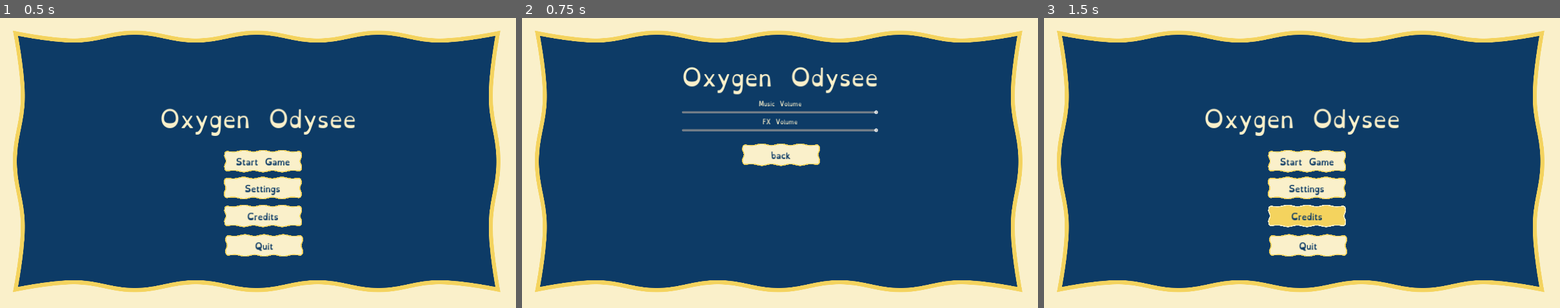
Above: before the commit, frames 1-3 (left to right).
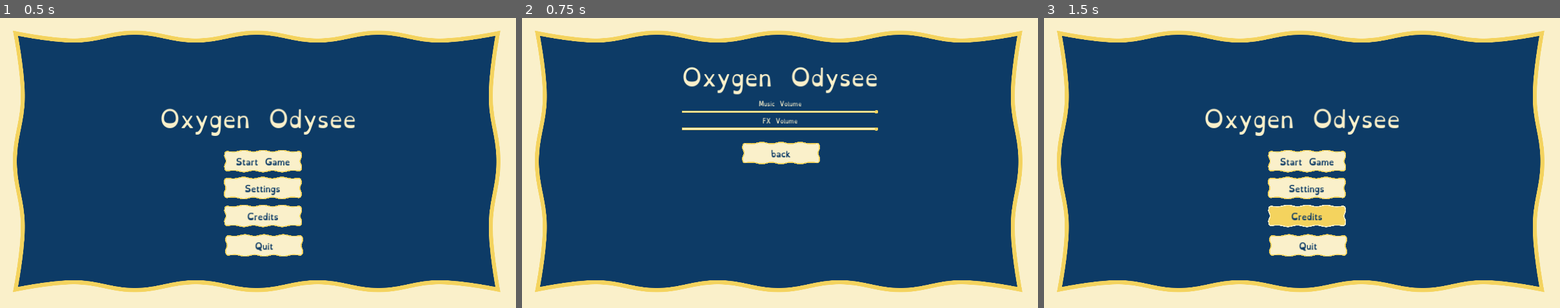
Above: after the commit, the same moments.

Repository: bastifpv/GGJ25
Game: Godot game, scene res://scenes/menu.tscn
Two runs of this game, one before a commit and one after it. Both use one fixed random seed, a clock stepped at 60 frames per second and the inputs below.
Inputs:
- Up to frame 1 (0.5 s): no input
- Up to frame 2 (0.75 s): click "Settings" at 0.5 s
- Up to frame 3 (1.5 s): click "back" at 1.25 s

Frame 1 is identical in both runs. In frame 2, 1.3% of the frame differs, in the area x 31-69%, y 31-52%; in frame 3, nothing differs.

Commit message:
add those balls

Diff:
--- a/materials/theme/theme.tres
+++ b/materials/theme/theme.tres
@@ -1,8 +1,17 @@
-[gd_resource type="Theme" load_steps=4 format=3 uid="uid://boiyof61hkrhc"]
+[gd_resource type="Theme" load_steps=6 format=3 uid="uid://boiyof61hkrhc"]
 
 [ext_resource type="FontFile" uid="uid://beku71awwdaib" path="res://materials/font/OpenDyslexic3-Bold.ttf" id="1_5djia"]
 [ext_resource type="StyleBox" uid="uid://bv5wlgkf4f55h" path="res://materials/theme/texture/button_hover.tres" id="2_ryvkn"]
 [ext_resource type="StyleBox" uid="uid://ck3r007egisjo" path="res://materials/theme/texture/button.tres" id="3_jrre0"]
+[ext_resource type="Texture2D" uid="uid://o4ixjn8cv6ca" path="res://our_assets/potato.png" id="4_p8kuf"]
+
+[sub_resource type="StyleBoxFlat" id="StyleBoxFlat_iapo0"]
+bg_color = Color(0.980392, 0.941176, 0.792157, 1)
+border_width_left = 2
+border_width_top = 2
+border_width_right = 2
+border_width_bottom = 2
+border_color = Color(0.956863, 0.827451, 0.368627, 1)
 
 [resource]
 Button/colors/font_color = Color(0.0509804, 0.231373, 0.4, 1)
@@ -14,4 +23,6 @@
 Button/styles/hover_pressed = ExtResource("2_ryvkn")
 Button/styles/normal = ExtResource("3_jrre0")
 Button/styles/pressed = ExtResource("2_ryvkn")
+HSlider/icons/grabber = ExtResource("4_p8kuf")
+HSlider/styles/grabber_area = SubResource("StyleBoxFlat_iapo0")
 Label/colors/font_color = Color(0.980392, 0.941176, 0.792157, 1)
--- a/scenes/settings.tscn
+++ b/scenes/settings.tscn
@@ -77,6 +77,7 @@
 
 [node name="musicVolume" type="HSlider" parent="Control/MarginContainer/VBoxContainer"]
 layout_mode = 2
+theme = ExtResource("4_vi8hg")
 max_value = 1.0
 step = 0.01
 value = 1.0
@@ -91,6 +92,7 @@
 
 [node name="fxVolume" type="HSlider" parent="Control/MarginContainer/VBoxContainer"]
 layout_mode = 2
+theme = ExtResource("4_vi8hg")
 max_value = 1.0
 step = 0.01
 value = 1.0
Binary file added: our_assets/potato.png
Not shown, added: our_assets/potato.png.import
